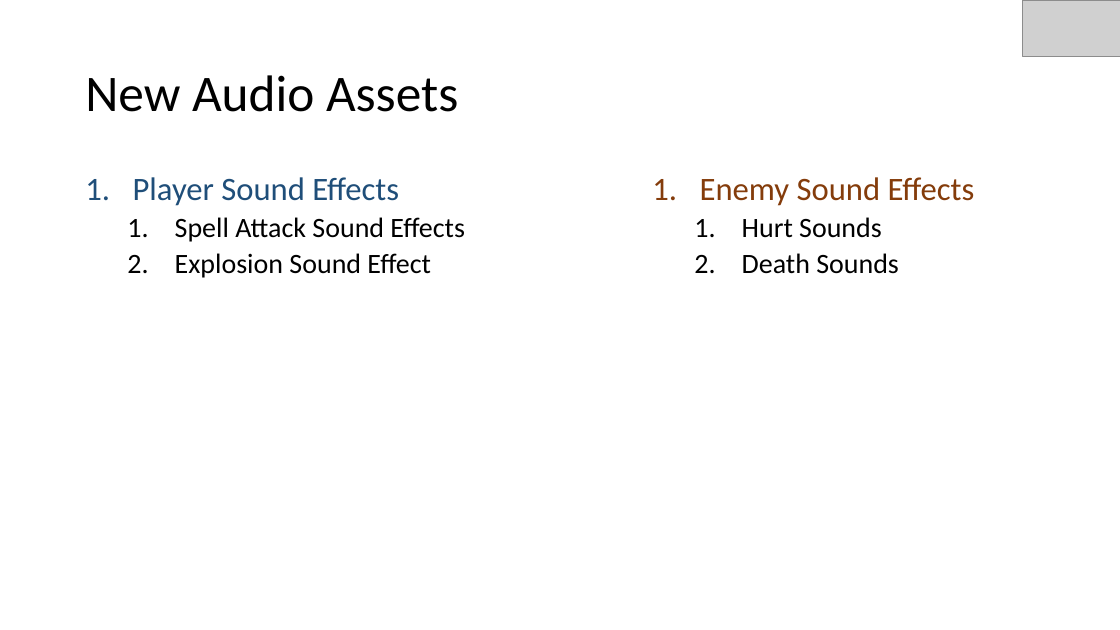
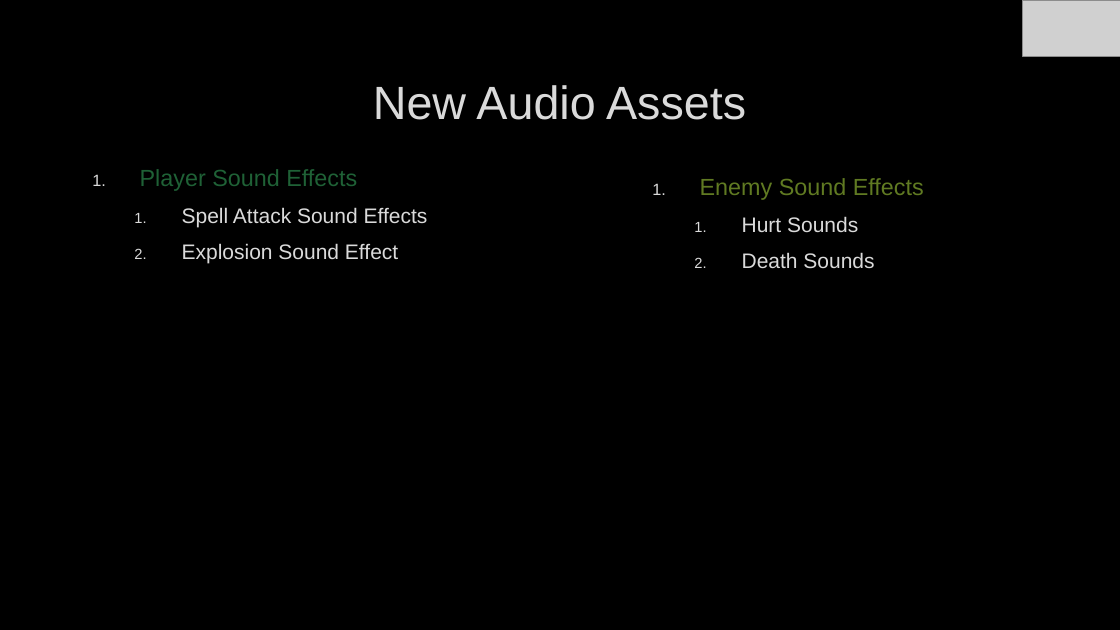
Before and after one commit to EliAnonymouse17/GDAfinal, a slide deck: slide 6 of Documentation/PresentationAlpha.pptx. Drawn at 1120x630 pixels with LibreOffice and Linux fonts; fonts in the diff are those of the drawing; grey boxes stand for pictures; background and template pictures are left out. Boxes give left, top, right and bottom in pixels: in the first picture for what was removed or moved away, otherwise in the second. Text is boxed around its words. In the diff, an @@ line names an element or a change of style, - is before the commit and + after.

```diff
--- a/Documentation/PresentationAlpha.pptx
+++ b/Documentation/PresentationAlpha.pptx
@@ background #FFFFFF to picture (left out) @@
@@ title "New Audio Assets": place and size @@
-title "New Audio Assets" at (85,75,458,112)
+title "New Audio Assets" at (373,85,746,120)
@@ title "New Audio Assets" at (373,85,746,120): size 44 to 40 pt, font Calibri to Arial, text colour #000000 to #DADADA, letter outline none to #404040 0.75 pt; alignment left to centre; line spacing 0.9 to 1 @@
@@ text "Player Sound Effects": place and size @@
-text "Player Sound Effects" at (133,177,465,278)
+text "Player Sound Effects" at (140,169,428,264)
@@ text "Player Sound Effects" at (140,169,428,264): size 28 to 20 pt, text colour #1F4E79 to #1F6136 in "Player Sound Effects"; font Calibri to Arial, letter outline none to #404040 0.75 pt; size 24 to 18 pt, text colour #000000 to #DADADA in "Spell Attack Sound Effects", "Explosion Sound Effect"; line spacing 0.9 to 1; more space between paragraphs @@
@@ text "Enemy Sound Effects" at (700,178,924,269): size 28 to 20 pt, text colour #843C0B to #607A22 in "Enemy Sound Effects"; font Calibri to Arial, letter outline none to #404040 0.75 pt; size 24 to 18 pt, text colour #000000 to #DADADA in "Hurt Sounds", "Death Sounds"; line spacing 0.9 to 1; more space between paragraphs @@
```
Also in this commit, not shown: 11 other slides changed, 4 other files.
